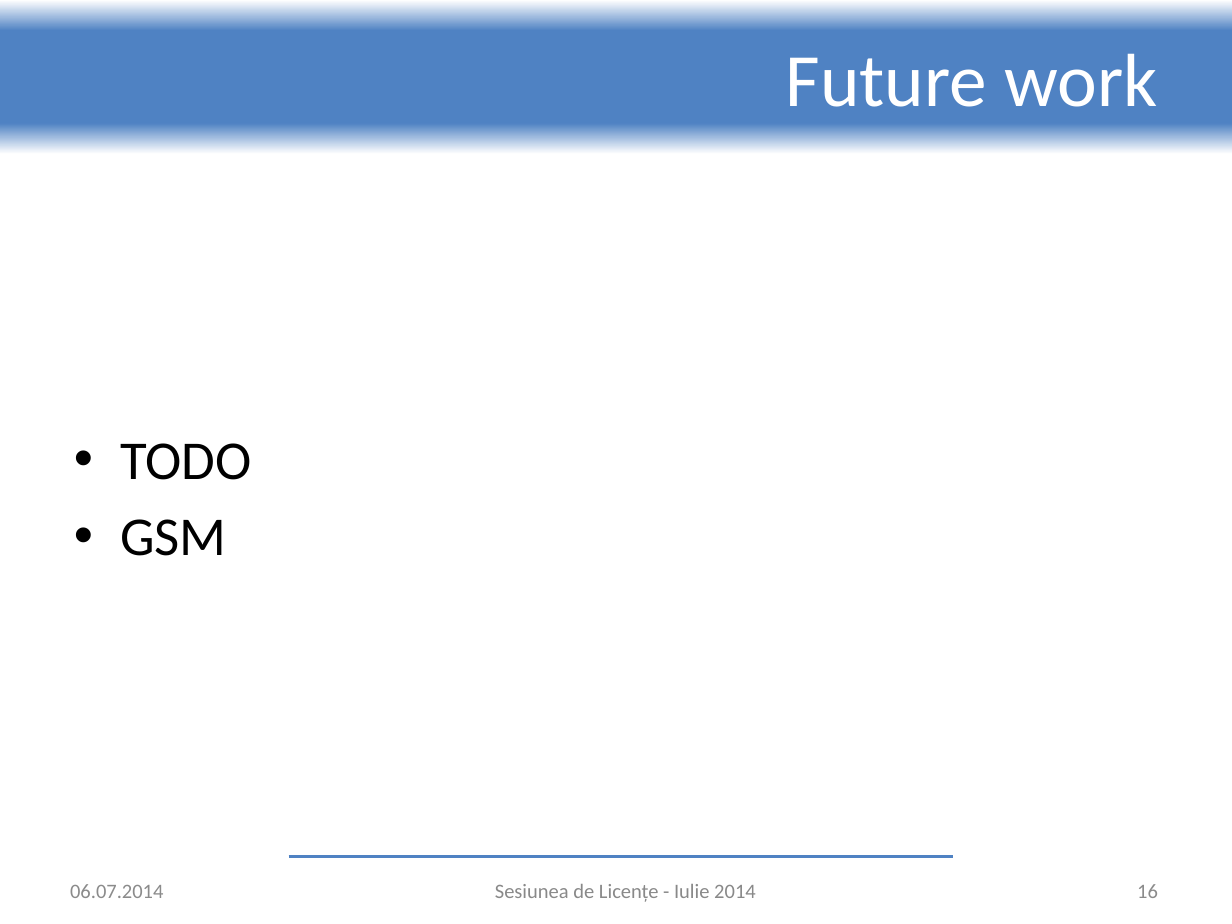
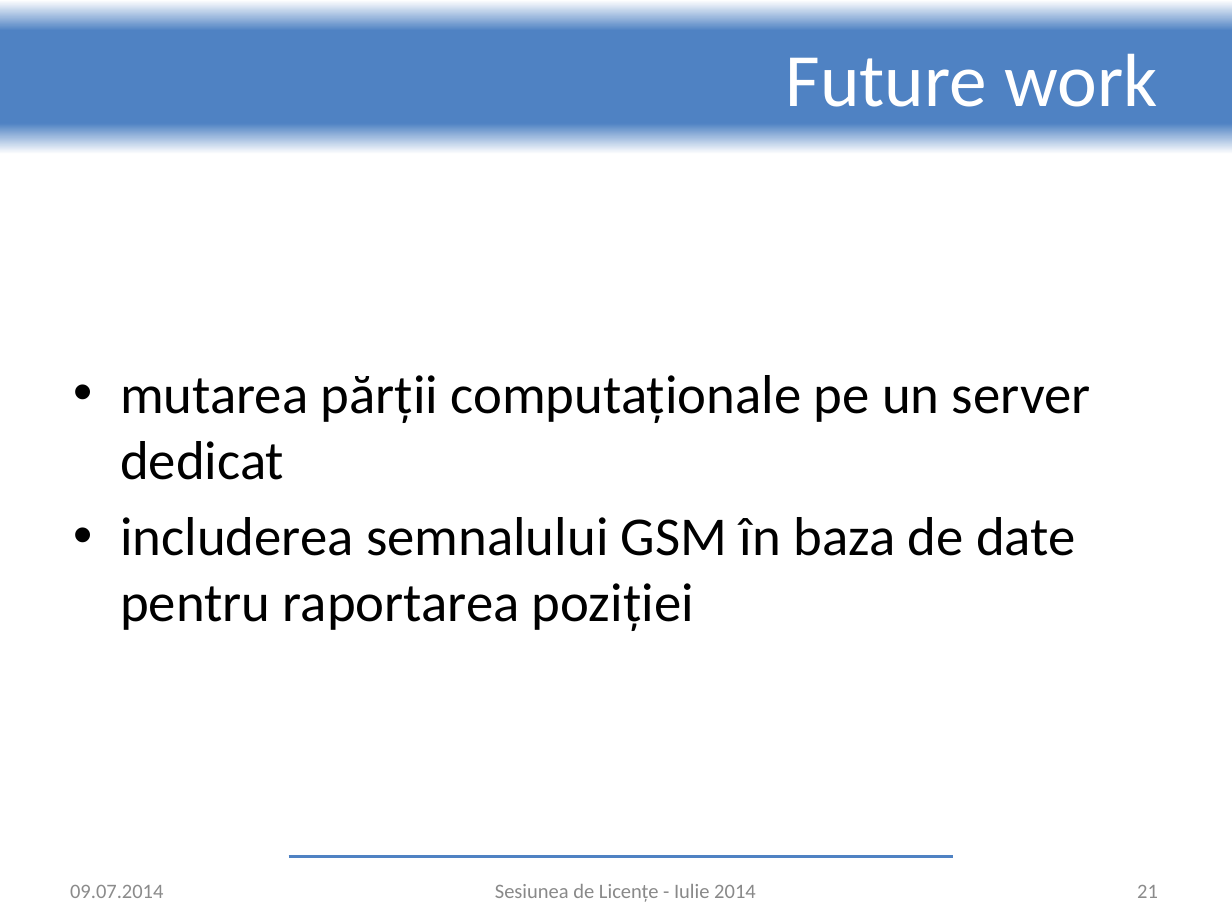
Before and after one commit to adrian-nicolau/radar, a slide deck: slide 21 of presentation.pptx (slide 16 before the commit). Drawn at 1232x924 pixels with LibreOffice and Linux fonts; fonts in the diff are those of the drawing; background and template pictures are left out. Boxes give left, top, right and bottom in pixels: in the first picture for what was removed or moved away, otherwise in the second. Text is boxed around its words. In the diff, an @@ line names an element or a change of style, - is before the commit and + after.

```diff
--- a/presentation.pptx
+++ b/presentation.pptx
@@ text at [120,375,1091,631]: text changed @@
-• TODO
-• GSM
+• mutarea părții computaționale pe un server dedicat
+• includerea semnalului GSM în baza de date pentru raportarea poziției
@@ text at [70,885,163,898]: text changed @@
-06.07.2014
+09.07.2014
@@ page number at [1137,885,1158,898]: text changed @@
-16
+21
```
Also in this commit, not shown: 15 other slides changed, 5 slides added.
